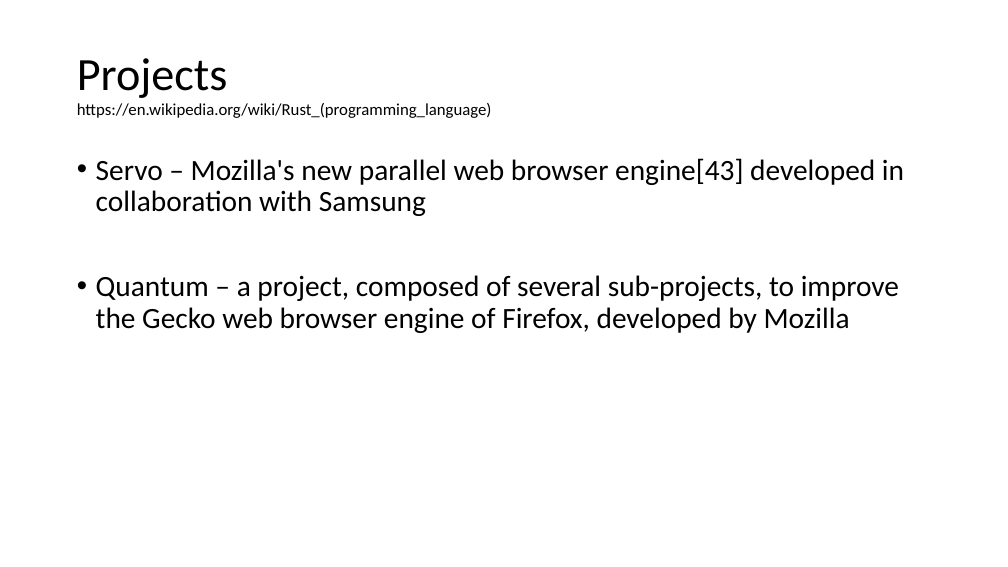
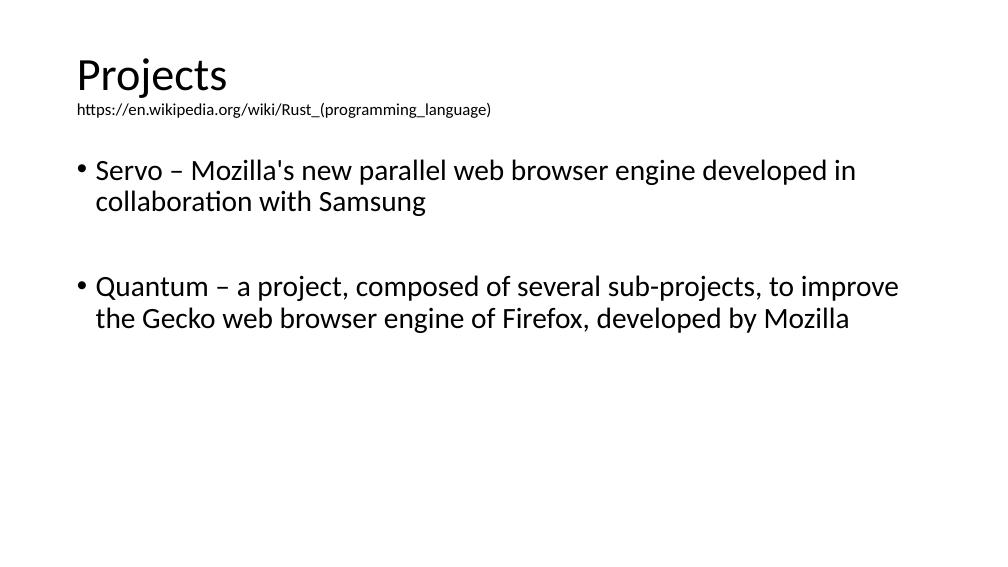
Before and after one commit to AGanyushkin/teraflops, a slide deck: slide 8 of conf_rust.pptx (slide 7 before the commit). Drawn at 1008x567 pixels with LibreOffice and Linux fonts; fonts in the diff are those of the drawing. Boxes give left, top, right and bottom in pixels: in the first picture for what was removed or moved away, otherwise in the second. Text is boxed around its words. In the diff, an @@ line names an element or a change of style, - is before the commit and + after.

Commit message:
new pptx

```diff
--- a/conf_rust.pptx
+++ b/conf_rust.pptx
@@ text at bbox=[96, 159, 856, 216]: text changed @@
-• Servo – Mozilla's new parallel web browser engine[43] developed in collaboration with Samsung
+• Servo – Mozilla's new parallel web browser engine developed in collaboration with Samsung
```
Also in this commit, not shown: 35 slides added, 4 slides removed.
